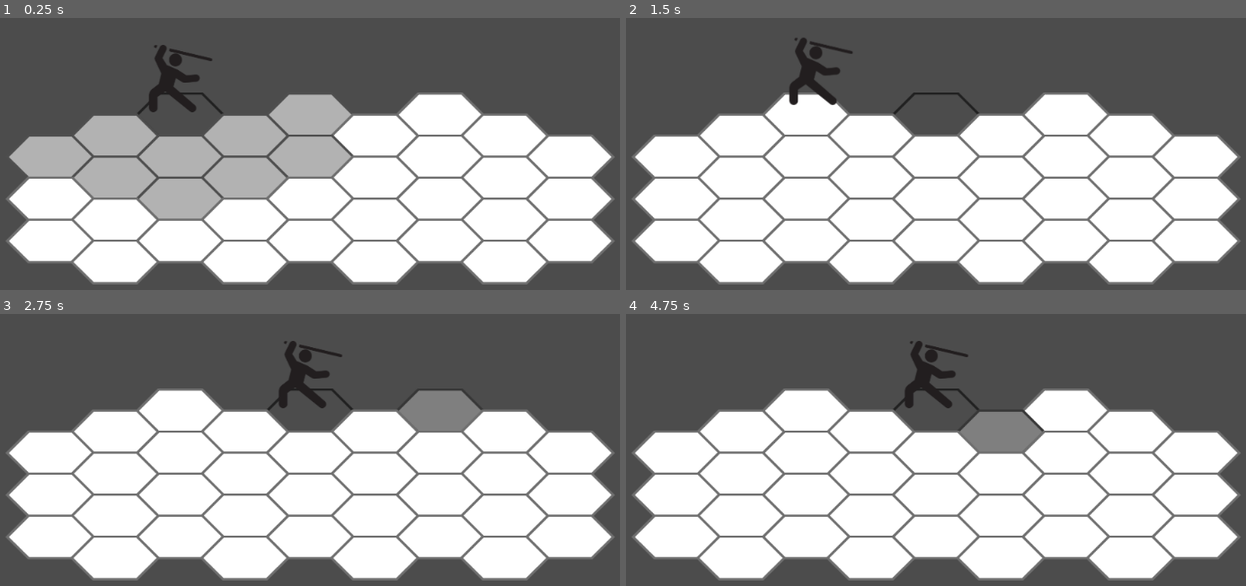
Above: before the commit, frames 1-4 (two rows, left to right).
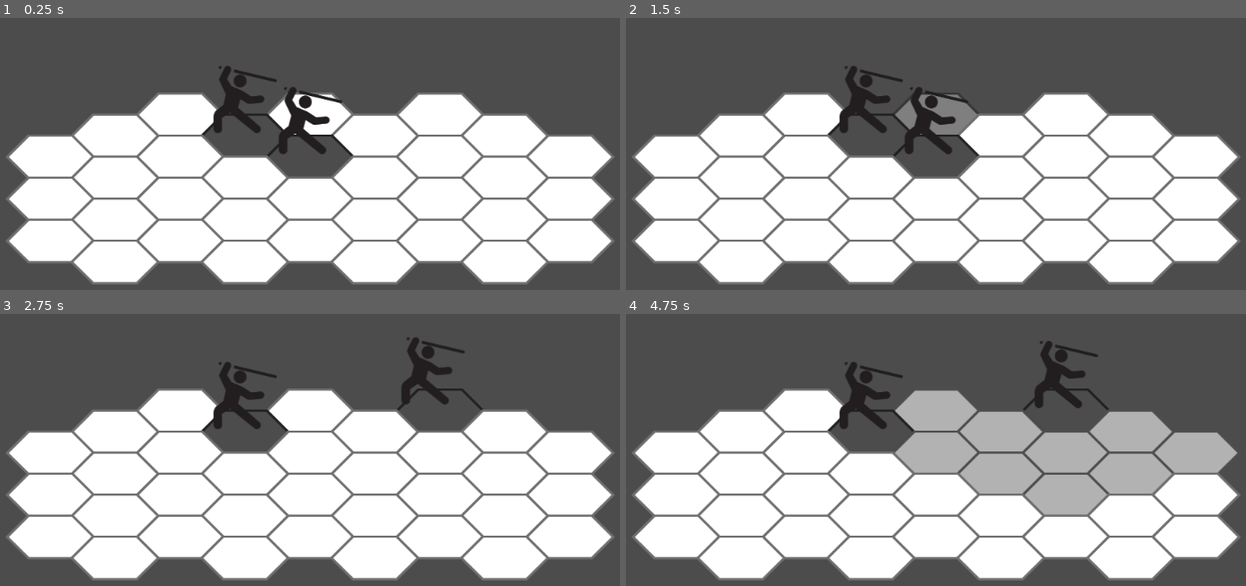
Above: after the commit, the same moments.

Repository: eduregis/hexachronos
Game: Godot game, scene res://View/Scenes/Scene1.tscn
Two runs of this game, one before a commit and one after it. Both use one fixed random seed, a clock stepped at 60 frames per second and the inputs below.
Inputs (mouse positions are in pixels of both pictures, inside the frame that each line leads up to):
- Up to frame 1 (0.25 s): no input
- Up to frame 2 (1.5 s): tap Enter (ui_accept) at 0.5, 0.6, 0.77, 1.07, 1.35 s; move the mouse to (805, 115) at 0.52 s; click (805, 115) at 0.67 s; move the mouse to (936, 115) at 1.27 s; click (936, 115) at 1.42 s
- Up to frame 3 (2.75 s): tap Enter (ui_accept) at 1.52, 1.82, 2.1 s; move the mouse to (440, 411) at 2.02 s; click (440, 411) at 2.17 s
- Up to frame 4 (4.75 s): move the mouse to (743, 430) at 2.77 s; tap Enter (ui_accept) at 2.85, 3.02, 3.32, 3.6, 3.77, 4.07, 4.25, 4.35, 4.52 s; click (743, 430) at 2.92 s; move the mouse to (874, 430) at 3.52 s; click (874, 430) at 3.67 s; move the mouse to (998, 430) at 4.27 s; click (998, 430) at 4.42 s

The runs differ from the first frame. In frame 1, 17% of the frame differs, in the area x 1-57%, y 9-74%; in frame 2, 6.3%; in frame 3, 6.9%; in frame 4, 20%, in the area x 32-100%, y 9-74%.

Commit message:
state machine to turn based

Diff:
--- a/Controller/Components/Character.gd
+++ b/Controller/Components/Character.gd
@@ -12,7 +12,11 @@
 			Tween.TRANS_LINEAR, Tween.TRANS_LINEAR
 		)
 	tween1.start()
-	var yAnchor = position.y - 30
+	var yAnchor
+	if position.y < tile_position.y:
+		yAnchor = position.y - 30
+	else:
+		yAnchor = tile_position.y - 30
 	tween2.interpolate_property(
 			self, "position:y", position.y , yAnchor, 0.3,
 			Tween.TRANS_SINE, Tween.EASE_OUT
--- a/Controller/Scenes/BasicScene.gd
+++ b/Controller/Scenes/BasicScene.gd
@@ -7,7 +7,47 @@
 var tile_code = []
 var tile_map = []
 var characters = []
+
 var turn_order_index = 0
+var turn_stage = "menu"
+
+func _process(delta):
+	if Input.is_action_just_pressed("ui_accept"):
+		next_turn_stage()
+
+func next_turn_stage():
+	match turn_stage:
+		"menu":
+			turn_stage = "move"
+			var paths = pathfinder(characters[turn_order_index].index, characters[turn_order_index].character_info["movement"])
+			for path in paths:
+				tile_map[path.y][path.x].path_tile()
+		"move":
+			turn_stage = "attack menu"
+			clean_paths()
+		"attack menu":
+			turn_stage = "attack"
+			var paths = pathfinder(characters[turn_order_index].index, characters[turn_order_index].character_info["range"])
+			for path in paths:
+				tile_map[path.y][path.x].path_tile()
+		"attack":
+			turn_stage = "end of turn"
+			clean_paths()
+		"end of turn":
+			next_turn()
+	print(turn_stage)
+
+func clean_paths():
+	for tile_lines in tile_map:
+		for tile in tile_lines:
+			tile.remove_path()
+
+func next_turn():
+	if turn_order_index + 1 < characters.size():
+		turn_order_index += 1
+	else:
+		turn_order_index = 0
+	turn_stage = "menu"
 
 func move_character_to(tile_index, tile_position):
 	print(tile_index)
@@ -18,11 +58,7 @@
 		characters[turn_order_index].index = tile_index
 		characters[turn_order_index].move_to(tile_position)
 
-
-
-		for tile_lines in tile_map:
-			for tile in tile_lines:
-				tile.remove_path()
+		next_turn_stage()
 
 func load_tilemap(text_code):
 
@@ -79,9 +115,6 @@
 			character.team = team
 			character.set_position(tile_map[char_index.y][char_index.x].position)
 			tile_map[char_index.y][char_index.x].char_tile()
-			var paths = pathfinder(Vector2(char_index.x, char_index.y), character_info["range"])
-			for path in paths:
-				tile_map[path.y][path.x].path_tile()
 			characters.append(character)
 			self.add_child(character)
 
--- a/Controller/Scenes/Scene1.gd
+++ b/Controller/Scenes/Scene1.gd
@@ -2,5 +2,6 @@
 
 func _ready():
 	load_tilemap("0001")
-	set_ally("Tanker", 1, 0)
+	set_ally("Tanker", 1, 1)
+	set_ally("Mechanic", 2, 2)
 	#load_dialogue("0001")
--- a/Database/hexachronosCharacters.json
+++ b/Database/hexachronosCharacters.json
@@ -9,6 +9,18 @@
             "accuracy": 10,
             "dodge": 8,
             "speed": 10,
+            "movement": 2,
+            "range": 1
+        },
+        {
+            "name": "Mechanic",
+            "hp": 40,
+            "attack": 18,
+            "defense": 12,
+            "accuracy": 10,
+            "dodge": 15,
+            "speed": 30,
+            "movement": 3,
             "range": 2
         }
     ]
